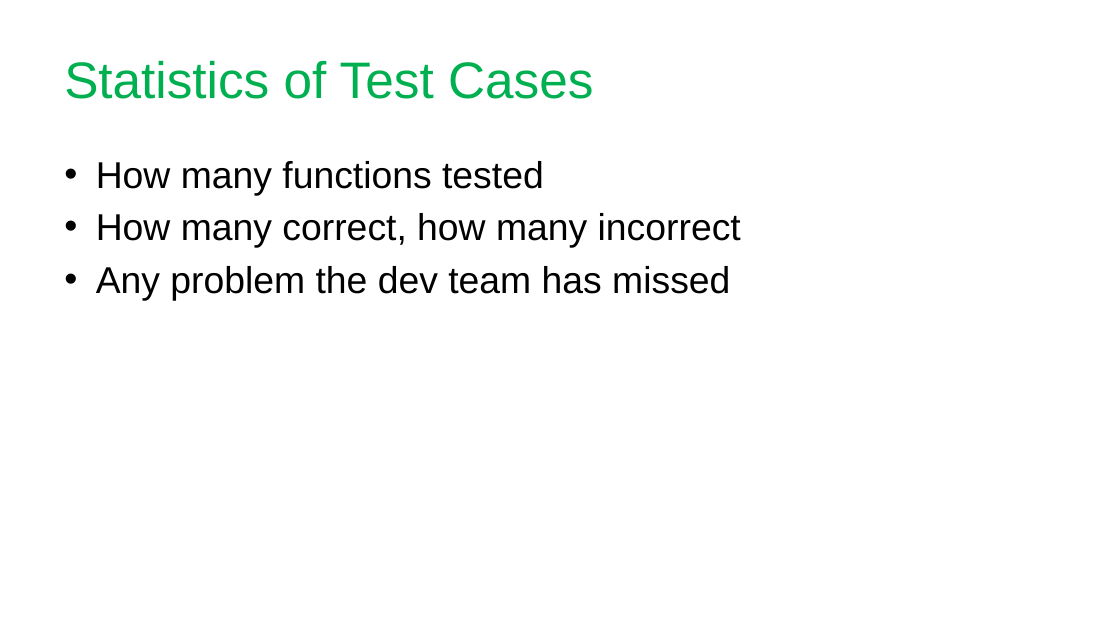
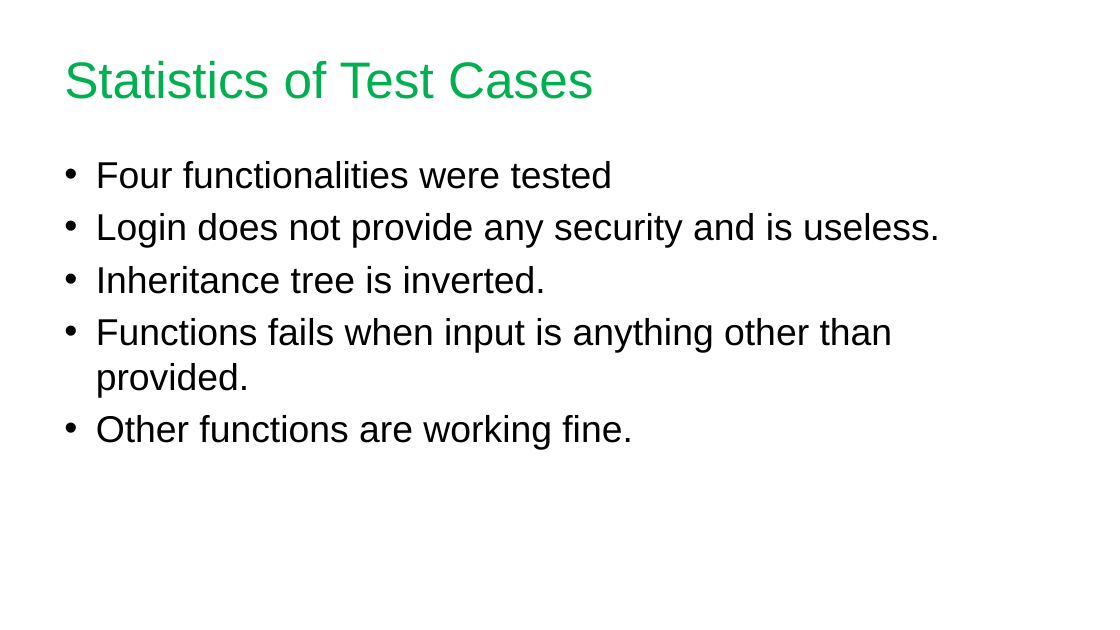
Before and after one commit to Jindal268/CS223_Apr18_15, a slide deck: slide 9 of presentation.pptx. Drawn at 1120x630 pixels with LibreOffice and Linux fonts; fonts in the diff are those of the drawing. Boxes give left, top, right and bottom in pixels: in the first picture for what was removed or moved away, otherwise in the second. Text is boxed around its words. In the diff, an @@ line names an element or a change of style, - is before the commit and + after.

```diff
--- a/presentation.pptx
+++ b/presentation.pptx
@@ text at [96,161,940,450]: text changed @@
-• How many functions tested
-• How many correct, how many incorrect
-• Any problem the dev team has missed
+• Four functionalities were tested
+• Login does not provide any security and is useless.
+• Inheritance tree is inverted.
+• Functions fails when input is anything other than provided.
+• Other functions are working fine.
```
Also in this commit, not shown: 2 other slides changed, 1 other file.
